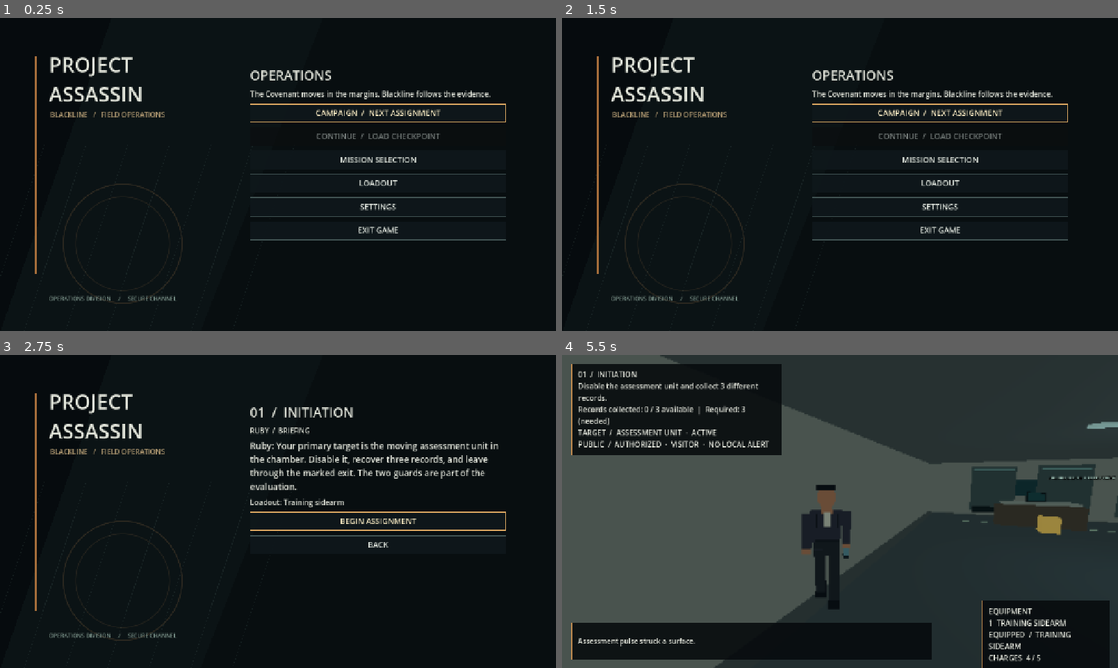
Above: before the commit, frames 1-4 (two rows, left to right).
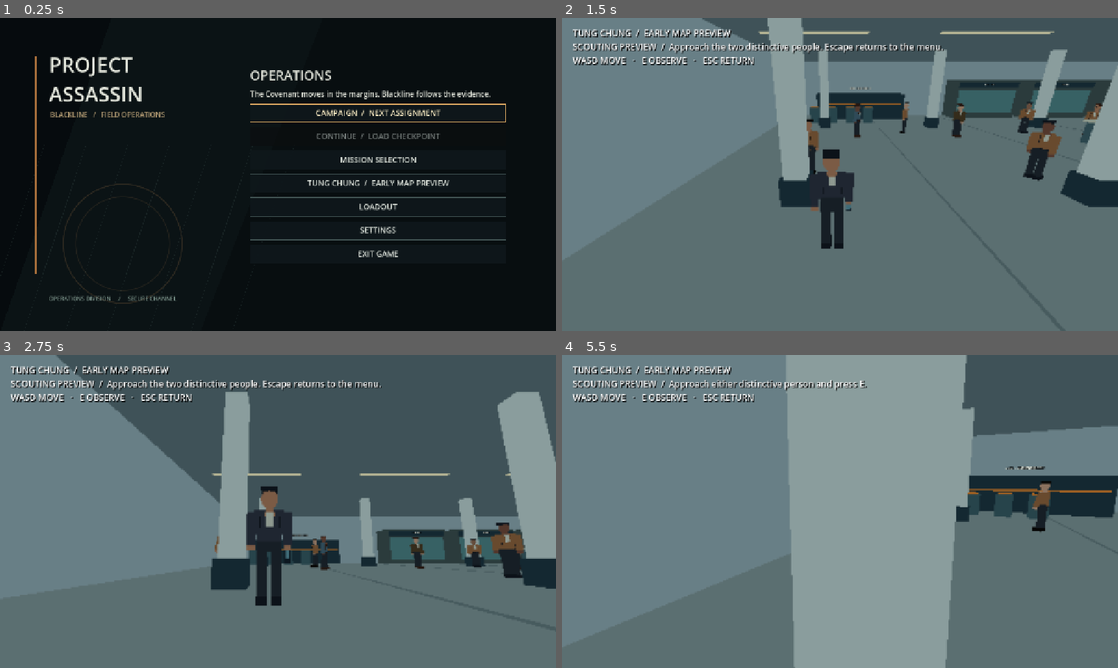
Above: after the commit, the same moments.

Repository: CoolgamerProXD/Stealty-Assasin-redesigned-computing-machine-Beta
Game: Godot game, scene res://scenes/main_menu.tscn
Two runs of this game, one before a commit and one after it. Both use one fixed random seed, a clock stepped at 60 frames per second and the inputs below.
Inputs (mouse positions are in pixels of both pictures, inside the frame that each line leads up to):
- Up to frame 1 (0.25 s): no input
- Up to frame 2 (1.5 s): click (940, 183) at 0.5 s, where only the run after the commit has a clickable "TUNG CHUNG / EARLY MAP PREVIEW"; click (940, 208) at 1.25 s, where only the run before the commit has a clickable "BACK"
- Up to frame 3 (2.75 s): click (378, 448) at 2 s, where only the run before the commit has a clickable "CAMPAIGN / NEXT ASSIGNMENT"
- Up to frame 4 (5.5 s): click (940, 520) at 2.75 s, where only the run before the commit has a clickable "BEGIN ASSIGNMENT"; move the mouse to (867, 511) at 3.52 s; hold Right mouse button (aim) 3.53-4.28 s; hold W (move_forward) from 3.53 s (still down); click (867, 511) at 3.67 s; tap C (crouch) at 3.8, 4.35 s; move the mouse to (812, 511) at 4.27 s; click (812, 511) at 4.42 s; tap E (interact) at 4.55 s; move the mouse to (851, 505) at 5.02 s; hold E (interact) from 5.03 s (still down); click (851, 505) at 5.17 s; right-click (851, 505) at 5.3 s

The runs differ from the first frame. In frame 1, 0.7% of the frame differs, in the area x 55-81%, y 51-77%; in frame 2, 97%; in frame 3, 97%; in frame 4, 98%, in the area x 0-100%, y 0-100%.

Commit message:
Introduce fictional Tung Chung station exploration preview [windows]
Co-authored-by: arena-agent <297053741+arena-agent@users.noreply.github.com>

Diff:
--- a/resources/campaign.json
+++ b/resources/campaign.json
@@ -13,17 +13,36 @@
     },
     {
       "id": "meridian",
-      "name": "02  /  THE MERIDIAN",
+      "name": "LEGACY  /  THE MERIDIAN",
       "description": "Trace a missing archive through a luxury hotel.",
       "scene": "res://scenes/hotel.tscn",
       "briefing": "Ruby: Your primary target is Adrian Locke, the Meridian's operations director. Confront him or tag him for Blackline about the archive transfer. Ivo Chen is a records witness: question him and recover two records. The Covenant is interested too; we don't know why yet.",
       "debrief": "Ruby: Locke's account, Chen's testimony and the records point beyond the hotel. The Covenant is not our employer, and I intend to learn who is paying them.",
+      "unlock": "",
+      "optional": true
+    },
+    {
+      "id": "tung_chung",
+      "name": "02  /  TUNG CHUNG",
+      "description": "In development. Explore the early station map preview from the main menu.",
+      "scene": "",
+      "briefing": "",
+      "debrief": "",
       "unlock": ""
     },
     {
-      "id": "future",
-      "name": "03  /  CLASSIFIED",
-      "description": "Further assignment unavailable.",
+      "id": "hong_kong",
+      "name": "03  /  HONG KONG",
+      "description": "Planned city chapter; not playable yet.",
+      "scene": "",
+      "briefing": "",
+      "debrief": "",
+      "unlock": ""
+    },
+    {
+      "id": "ngong_ping",
+      "name": "04  /  NGONG PING",
+      "description": "Environment and target design in progress; not playable yet.",
       "scene": "",
       "briefing": "",
       "debrief": "",
--- /dev/null
+++ b/scenes/tung_chung_preview.tscn
@@ -0,0 +1,4 @@
+[gd_scene load_steps=2 format=3]
+[ext_resource type="Script" path="res://scripts/world/tung_chung_preview.gd" id="1"]
+[node name="TungChungPreview" type="Node3D"]
+script = ExtResource("1")
--- a/scripts/core/campaign_progress.gd
+++ b/scripts/core/campaign_progress.gd
@@ -37,7 +37,7 @@
 
 func next_mission() -> String:
  for entry: Dictionary in missions:
-  if not completed.has(entry["id"]) and is_unlocked(entry["id"]): return entry["id"]
+  if not entry.get("optional", false) and not completed.has(entry["id"]) and is_unlocked(entry["id"]): return entry["id"]
  return ""
 
 func mark_complete(id: String) -> bool:
--- a/scripts/ui/main_menu.gd
+++ b/scripts/ui/main_menu.gd
@@ -78,6 +78,7 @@
  var last := Campaign.progress.last_mission
  _button("CONTINUE  /  LOAD CHECKPOINT", func() -> void: _start(last, true), last.is_empty() or not Campaign.has_checkpoint(last))
  _button("MISSION SELECTION", _missions)
+ _button("TUNG CHUNG  /  EARLY MAP PREVIEW", func() -> void: get_tree().change_scene_to_file("res://scenes/tung_chung_preview.tscn"))
  _button("LOADOUT", _loadout)
  _button("SETTINGS", _settings)
  _button("EXIT GAME", func() -> void: get_tree().quit())
--- /dev/null
+++ b/scripts/world/tung_chung_preview.gd
@@ -0,0 +1,181 @@
+extends Node3D
+## Exploratory, fictional station blockout. This is not a campaign mission.
+var player: HotelPlayer
+var npcs: Array[HotelNpc] = []
+var robber: HotelNpc
+var operative: HotelNpc
+var hud: Label
+var message: String = "SCOUTING PREVIEW  /  Approach the two distinctive people. Escape returns to the menu."
+var materials: Dictionary = {}
+
+func _ready() -> void:
+ _environment()
+ _station()
+ player = HotelPlayer.new()
+ player.position = Vector3(-17, 0.05, 8)
+ add_child(player)
+ player.mouse_sensitivity = float(Campaign.settings["sensitivity"])
+ player.interaction_requested.connect(_interact)
+ _population()
+ var canvas := CanvasLayer.new()
+ add_child(canvas)
+ hud = Label.new()
+ hud.position = Vector2(24, 20)
+ hud.custom_minimum_size = Vector2(750, 0)
+ hud.add_theme_font_size_override("font_size", 20)
+ hud.add_theme_color_override("font_shadow_color", Color.BLACK)
+ hud.add_theme_constant_override("shadow_offset_x", 2)
+ hud.add_theme_constant_override("shadow_offset_y", 2)
+ canvas.add_child(hud)
+
+func _environment() -> void:
+ var env := WorldEnvironment.new()
+ var data := Environment.new()
+ data.background_mode = Environment.BG_COLOR
+ data.background_color = Color(0.11, 0.17, 0.22)
+ data.ambient_light_source = Environment.AMBIENT_SOURCE_COLOR
+ data.ambient_light_color = Color(0.75, 0.82, 0.85)
+ data.ambient_light_energy = 0.9
+ env.environment = data
+ add_child(env)
+ var sun := DirectionalLight3D.new()
+ sun.rotation_degrees = Vector3(-55, -25, 0)
+ sun.light_energy = 0.85
+ sun.shadow_enabled = Campaign.settings["graphics"] != "LOW"
+ sun.add_to_group("quality_lights")
+ add_child(sun)
+ var nav := NavigationRegion3D.new()
+ var mesh := NavigationMesh.new()
+ mesh.vertices = PackedVector3Array([Vector3(-21,0,-13), Vector3(21,0,-13), Vector3(21,0,13), Vector3(-21,0,13)])
+ mesh.add_polygon(PackedInt32Array([0,3,2,1]))
+ nav.navigation_mesh = mesh
+ add_child(nav)
+
+func _box(pos: Vector3, size: Vector3, color: Color, solid: bool = false) -> void:
+ var holder: Node3D = StaticBody3D.new() if solid else Node3D.new()
+ holder.position = pos
+ add_child(holder)
+ var part := MeshInstance3D.new()
+ var mesh := BoxMesh.new()
+ mesh.size = size
+ part.mesh = mesh
+ if not materials.has(color):
+  var material := StandardMaterial3D.new()
+  material.albedo_color = color
+  material.roughness = 0.78
+  materials[color] = material
+ part.material_override = materials[color]
+ holder.add_child(part)
+ if solid:
+  var collider := CollisionShape3D.new()
+  var shape := BoxShape3D.new()
+  shape.size = size
+  collider.shape = shape
+  holder.add_child(collider)
+
+func _sign(text: String, pos: Vector3, size: int = 38) -> void:
+ var label := Label3D.new()
+ label.text = text
+ label.position = pos
+ label.font_size = size
+ label.pixel_size = 0.004
+ label.modulate = Color(0.94, 0.95, 0.9)
+ label.no_depth_test = false
+ add_child(label)
+
+func _station() -> void:
+ var floor_color := Color(0.51, 0.56, 0.55)
+ var wall := Color(0.58, 0.64, 0.65)
+ var dark := Color(0.15, 0.22, 0.25)
+ var orange := Color(0.88, 0.49, 0.19)
+ _box(Vector3(0,-0.2,0), Vector3(44,0.4,28), floor_color, true)
+ _box(Vector3(0,5.3,0), Vector3(44,0.25,28), Color(0.36,0.42,0.43))
+ _box(Vector3(0,2.6,-14), Vector3(44,5.2,0.3), wall, true)
+ _box(Vector3(-22,2.6,0), Vector3(0.3,5.2,28), wall, true)
+ _box(Vector3(22,2.6,0), Vector3(0.3,5.2,28), wall, true)
+ _box(Vector3(0,2.6,14), Vector3(44,5.2,0.3), wall, true)
+ # Rhythm of columns, floor strips and ceiling lights establishes the concourse.
+ for x: float in [-18.0,-10.0,-2.0,6.0,14.0]:
+  for z: float in [-6.0,6.0]:
+   _box(Vector3(x,2.6,z), Vector3(0.6,5.2,0.6), Color(0.76,0.79,0.76))
+   _box(Vector3(x,0.35,z), Vector3(0.8,0.7,0.8), dark)
+  _box(Vector3(x,5.1,0), Vector3(4.8,0.05,0.3), Color(1.0,0.91,0.72))
+ for x: float in [-14.0,-7.0,0.0,7.0,14.0]:
+  _box(Vector3(x,0.015,0), Vector3(0.04,0.03,26), Color(0.40,0.46,0.46))
+ _box(Vector3(-15,1.1,-11.5), Vector3(8,2.2,2), dark)
+ _box(Vector3(-15,1.35,-10.45), Vector3(7.5,0.12,0.12), orange)
+ _sign("TICKETS  /  CUSTOMER SERVICE", Vector3(-15,2.65,-10.35), 32)
+ for x: float in [-19.0,-17.5,-16.0,-14.5]:
+  _box(Vector3(x,0.6,-8.5), Vector3(0.75,1.2,0.55), Color(0.24,0.35,0.37))
+  _box(Vector3(x,1.23,-8.5), Vector3(0.6,0.07,0.45), orange)
+ # Shops are scenic frontages, not claimed as usable interiors.
+ for x: float in [-3.0,4.0,11.0]:
+  _box(Vector3(x,1.7,-12.6), Vector3(6,3.4,2.2), Color(0.26,0.31,0.30))
+  _box(Vector3(x,1.5,-11.42), Vector3(5.3,2.1,0.06), Color(0.32,0.49,0.49))
+  _box(Vector3(x,3.0,-11.35), Vector3(5.5,0.45,0.08), dark)
+ _sign("PAPER & PRESS", Vector3(-3,3,-11.28), 30)
+ _sign("TEA HOUSE", Vector3(4,3,-11.28), 30)
+ _sign("MARKET", Vector3(11,3,-11.28), 30)
+ # A central information island and seating; kept non-solid in this blockout.
+ _box(Vector3(-1,0.55,0), Vector3(5,1.1,2), Color(0.26,0.36,0.38))
+ _box(Vector3(-1,1.15,0), Vector3(5.2,0.12,2.2), Color(0.76,0.75,0.66))
+ _sign("INFORMATION", Vector3(-1,2.6,0.5), 36)
+ for x: float in [5.0,9.0,13.0]:
+  _box(Vector3(x,0.5,5), Vector3(2.7,0.15,0.8), Color(0.30,0.29,0.25))
+  _box(Vector3(x,0.8,5.4), Vector3(2.7,0.65,0.12), Color(0.30,0.29,0.25))
+  for side: float in [-0.9,0.9]: _box(Vector3(x+side,0.22,5), Vector3(0.12,0.5,0.55), dark)
+ # Fictional platform edge and stationary train facade; no rail-access mechanics.
+ _box(Vector3(0,0.025,10.7), Vector3(43,0.05,0.25), Color(0.95,0.75,0.20))
+ _box(Vector3(0,1.7,12.6), Vector3(38,3.4,1.3), Color(0.75,0.78,0.76))
+ _box(Vector3(0,1.8,11.92), Vector3(37,1.0,0.05), dark)
+ for x: float in [-16.0,-12.0,-8.0,-4.0,0.0,4.0,8.0,12.0,16.0]:
+  _box(Vector3(x,1.8,11.87), Vector3(2.3,0.75,0.06), Color(0.31,0.44,0.47))
+ _box(Vector3(0,0.65,11.9), Vector3(38,0.12,0.06), orange)
+ _box(Vector3(1,4.2,8), Vector3(9,0.8,0.2), dark)
+ _sign("PLATFORM  /  TRAINS", Vector3(1,4.2,7.86), 40)
+
+func _population() -> void:
+ for i: int in range(14):
+  var profile := NpcProfile.new()
+  profile.identity = "Passenger %02d" % i
+  profile.occupation = "employee" if i % 5 == 0 else "civilian"
+  var start := Vector3(-17 + float(i % 7) * 5.5, 0.05, -3.0 + float(i / 7) * 8.0)
+  var end := Vector3(clampf(start.x + (4.0 if i % 2 == 0 else -4.0), -19, 19), 0.05, start.z + (2.0 if i % 3 == 0 else -2.0))
+  profile.schedule.append(ScheduleEntry.new(end, "waiting" if i % 3 == 0 else "conversing", 3.0 + float(i % 4)))
+  profile.schedule.append(ScheduleEntry.new(start, "idle", 2.0 + float(i % 3)))
+  var npc := HotelNpc.new()
+  npc.profile = profile
+  npc.position = start
+  add_child(npc)
+  npcs.append(npc)
+ robber = _target("Station suspect", "manager", Vector3(-11,0.05,-2), Vector3(-5,0.05,-4))
+ operative = _target("Unidentified operative", "security", Vector3(10,0.05,-3), Vector3(15,0.05,4))
+
+func _target(identity: String, role: String, start: Vector3, end: Vector3) -> HotelNpc:
+ var profile := NpcProfile.new()
+ profile.identity = identity
+ profile.occupation = role
+ profile.schedule.append(ScheduleEntry.new(end, "waiting", 5.0))
+ profile.schedule.append(ScheduleEntry.new(start, "idle", 4.0))
+ var npc := HotelNpc.new()
+ npc.profile = profile
+ npc.position = start
+ add_child(npc)
+ npcs.append(npc)
+ return npc
+
+func _interact() -> void:
+ if player.global_position.distance_to(robber.global_position) < 2.0:
+  message = "SCOUTING  /  A sharply dressed suspect moves between ticketing and the concourse."
+ elif player.global_position.distance_to(operative.global_position) < 2.0:
+  message = "SCOUTING  /  A watchful operative keeps an eye on the platform."
+ else:
+  message = "SCOUTING PREVIEW  /  Approach either distinctive person and press E."
+
+func _process(_delta: float) -> void:
+ hud.text = "TUNG CHUNG  /  EARLY MAP PREVIEW\n" + message + "\nWASD MOVE   ·   E OBSERVE   ·   ESC RETURN"
+
+func _unhandled_input(event: InputEvent) -> void:
+ if event.is_action_pressed("release_mouse"):
+  Input.mouse_mode = Input.MOUSE_MODE_VISIBLE
+  get_tree().change_scene_to_file("res://scenes/main_menu.tscn")
--- a/tests/cinema_capture_test.gd
+++ b/tests/cinema_capture_test.gd
@@ -20,7 +20,7 @@
  await RenderingServer.frame_post_draw
  var image := root.get_texture().get_image()
  image.save_png(output.path_join(name + ".png"))
- if name in ["cinema_hotel_lobby", "cinema_hotel_corridor", "cinema_initiation", "cinema_weapon_idle", "cinema_weapon_aim"]:
+ if name in ["cinema_hotel_lobby", "cinema_hotel_corridor", "cinema_initiation", "cinema_weapon_idle", "cinema_weapon_aim", "cinema_tung_chung"]:
   var thumb := image.duplicate() as Image
   thumb.resize(320, 180)
   thumb.save_jpg(output.path_join(name + "_thumb.jpg"), 0.50)
@@ -111,6 +111,14 @@
  check(init_cam.current and initiation.get("npcs").size() == 2, "Initiation camera renders scene with exactly two guards")
  initiation.queue_free()
  await process_frame
+ var station: Node3D = load("res://scenes/tung_chung_preview.tscn").instantiate()
+ root.add_child(station)
+ for i: int in range(10): await physics_frame
+ var station_cam := shot_camera(station, Vector3(-18, 3.0, 7.0), Vector3(0, 1.6, -4.0))
+ await capture("cinema_tung_chung")
+ check(station_cam.current and station.get("npcs").size() == 16, "station preview renders with scheduled physical population")
+ station.queue_free()
+ await process_frame
  var menu: Control = load("res://scenes/main_menu.tscn").instantiate()
  root.add_child(menu)
  await process_frame
--- a/tests/run_tests.gd
+++ b/tests/run_tests.gd
@@ -490,12 +490,13 @@
  # Fire through the actual center-ray path at the physical Meridian target.
  for person: HotelNpc in gadget_npcs: person.collision_layer = 0
  locke.collision_layer = 1
- locke.global_position = Vector3(-8, 0.05, 0)
- gadget_player.global_position = Vector3(-8, 0.05, 3)
+ locke.global_position = Vector3(-4, 0.05, 0)
+ gadget_player.global_position = Vector3(-4, 0.05, -3)
+ gadget_player.rotation.y = PI
  gadget_player.equipment.configure(campaign, "meridian")
  gadget_player.equipment.selected = "training_sidearm"
  gadget_player.aiming = true
- await physics_frame
+ for i: int in range(5): await physics_frame
  gadget_player.camera.look_at(locke.global_position + Vector3.UP, Vector3.UP)
  gadget_world.call("_fire")
  print("EQUIP_DIAG: locke-shot message=", gadget_world.get("message"), " camera=", gadget_player.camera.global_position, " target=", locke.global_position, " charge=", gadget_player.equipment.charges)
@@ -511,6 +512,22 @@
  locke._physics_process(100.0)
  check(locke.objective_completed and locke.completed_incapacitated and locke.state == "objective_completed", "checkpoint restores permanent incapacitated pose and objective")
  gadget_world.queue_free()
+ await process_frame
+ var station: Node3D = load("res://scenes/tung_chung_preview.tscn").instantiate()
+ root.add_child(station)
+ await process_frame
+ await physics_frame
+ var station_people: Array[HotelNpc] = station.get("npcs")
+ var station_player: HotelPlayer = station.get("player")
+ var suspect: HotelNpc = station.get("robber")
+ check(station_people.size() == 16 and suspect != station.get("operative"), "station preview creates two distinct physical characters and fourteen passengers")
+ var station_start := station_people[0].global_position
+ await create_timer(1.5).timeout
+ check(station_people[0].global_position.distance_to(station_start) > 0.1, "station passenger follows a navigation schedule")
+ station_player.global_position = suspect.global_position + Vector3(0, 0, 1)
+ station.call("_interact")
+ check(str(station.get("message")).contains("suspect"), "station preview observes physical suspect nearby")
+ station.queue_free()
  await process_frame
  var initiation_scene: PackedScene = load("res://scenes/initiation.tscn")
  var initiation: Node = initiation_scene.instantiate()
